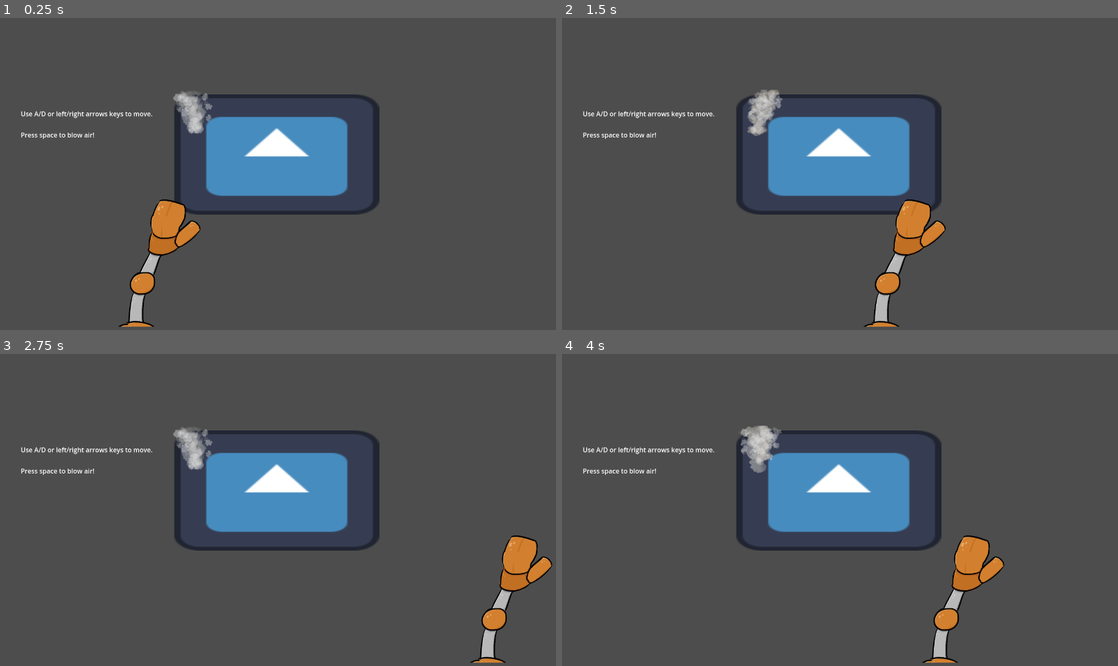
Above: before the commit, frames 1-4 (two rows, left to right).
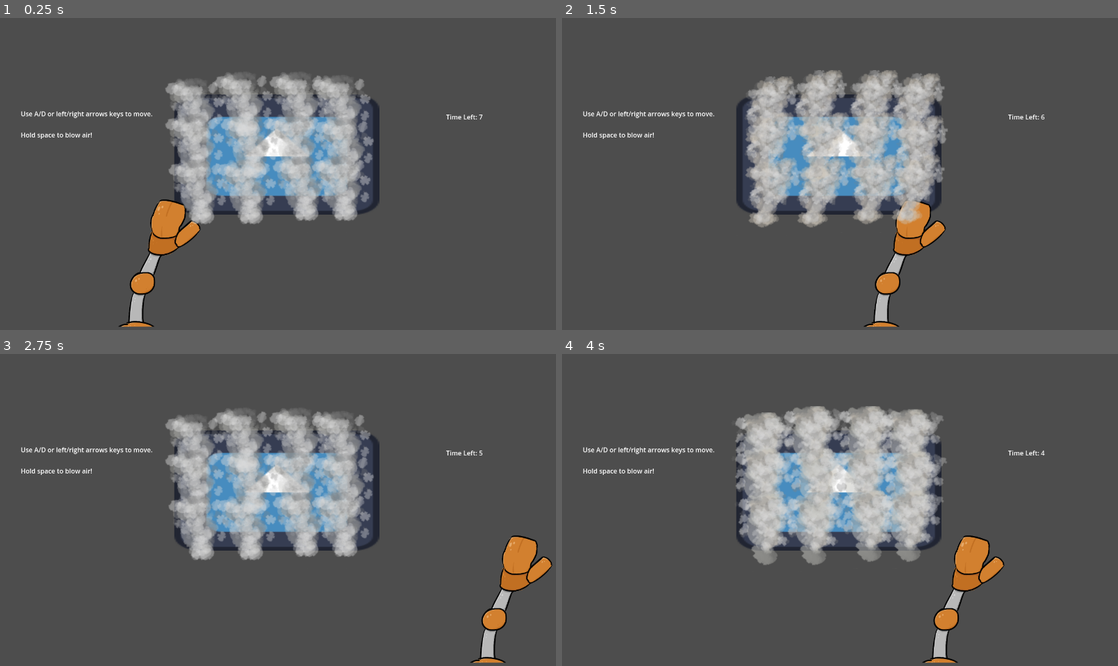
Above: after the commit, the same moments.

Repository: yanalex981/Tasty-Treads
Game: Godot game, scene res://Scenes/Microgames/CoolingMicrogame.tscn
Same seed, same stepped clock (60 frames per second), same inputs: the game is played once before the commit and once after it. This scene is started directly instead of the project's main scene. The engine's default icon, where the game draws it, is replaced by a stand-in: a white triangle on a blue panel in a dark square.
Inputs:
- Up to frame 1 (0.25 s): no input
- Up to frame 2 (1.5 s): tap Space (interact) at 0.5, 1.35 s; hold D (right) 0.53-1.28 s; hold Space (interact) 0.53-1.28 s; hold S (down) from 1.28 s (still down)
- Up to frame 3 (2.75 s): tap Space (interact) at 2 s; release S (down) at 2.03 s; hold D (right) from 2.03 s (still down); hold Space (interact) from 2.03 s (still down)
- Up to frame 4 (4 s): release D (right) at 2.78 s; release Space (interact) at 2.78 s; hold W (up) 2.78-3.53 s; tap Space (interact) at 2.85, 3.5 s; hold A (left) from 3.53 s (still down); hold Space (interact) from 3.53 s (still down)

The runs differ from the first frame. In frame 1, 13% of the frame differs, in the area x 4-87%, y 17-67%; in frame 2, 13%; in frame 3, 13%; in frame 4, 15%, in the area x 4-87%, y 16-68%.

Commit message:
Cooling minigame now functional.
Used other assets as placeholders for now.

Diff:
--- a/Scenes/Microgames/CoolingMicrogame.tscn
+++ b/Scenes/Microgames/CoolingMicrogame.tscn
@@ -1,9 +1,12 @@
-[gd_scene load_steps=12 format=3 uid="uid://cf500q4jkckpm"]
+[gd_scene load_steps=15 format=3 uid="uid://cf500q4jkckpm"]
 
 [ext_resource type="Texture2D" uid="uid://d1jylf2ps2072" path="res://icon.svg" id="1_1gkcl"]
+[ext_resource type="Script" path="res://Scripts/Microgames/Cooling/CoolingMicrogame.gd" id="1_6n2qk"]
 [ext_resource type="Texture2D" uid="uid://nriry6oa8w2g" path="res://Assets/Microgames/fridgeHand.png" id="2_6yqam"]
 [ext_resource type="PackedScene" uid="uid://cb00rsfw04bg5" path="res://Scenes/Microgames/Smoke.tscn" id="2_88mte"]
 [ext_resource type="Script" path="res://Scripts/Microgames/Cooling/RobotFan.gd" id="2_c2hrm"]
+[ext_resource type="Script" path="res://Scripts/Microgames/Cooling/SmokeSpawner.gd" id="4_1e7x7"]
+[ext_resource type="Script" path="res://Scenes/Microgames/TimerLabel.gd" id="7_f68go"]
 
 [sub_resource type="RectangleShape2D" id="RectangleShape2D_uepu6"]
 size = Vector2(34, 430.511)
@@ -81,6 +84,48 @@
 }
 
 [node name="CoolingMicrogame" type="Node2D"]
+script = ExtResource("1_6n2qk")
+
+[node name="SmokeSpawner" type="Node2D" parent="."]
+position = Vector2(696, 320)
+script = ExtResource("4_1e7x7")
+smoke_scene = ExtResource("2_88mte")
+
+[node name="Marker2D" type="Marker2D" parent="SmokeSpawner"]
+position = Vector2(-208, -80)
+
+[node name="Marker2D2" type="Marker2D" parent="SmokeSpawner"]
+position = Vector2(-208, 8)
+
+[node name="Marker2D3" type="Marker2D" parent="SmokeSpawner"]
+position = Vector2(-200, 120)
+
+[node name="Marker2D4" type="Marker2D" parent="SmokeSpawner"]
+position = Vector2(-80, 120)
+
+[node name="Marker2D5" type="Marker2D" parent="SmokeSpawner"]
+position = Vector2(-72, 8)
+
+[node name="Marker2D6" type="Marker2D" parent="SmokeSpawner"]
+position = Vector2(-88, -96)
+
+[node name="Marker2D7" type="Marker2D" parent="SmokeSpawner"]
+position = Vector2(48, -96)
+
+[node name="Marker2D8" type="Marker2D" parent="SmokeSpawner"]
+position = Vector2(40, 8)
+
+[node name="Marker2D9" type="Marker2D" parent="SmokeSpawner"]
+position = Vector2(56, 112)
+
+[node name="Marker2D10" type="Marker2D" parent="SmokeSpawner"]
+position = Vector2(152, -88)
+
+[node name="Marker2D11" type="Marker2D" parent="SmokeSpawner"]
+position = Vector2(160, 16)
+
+[node name="Marker2D12" type="Marker2D" parent="SmokeSpawner"]
+position = Vector2(152, 112)
 
 [node name="BoundingBox" type="StaticBody2D" parent="."]
 position = Vector2(696, 320)
@@ -105,50 +150,9 @@
 scale = Vector2(3.9375, 2.3125)
 texture = ExtResource("1_1gkcl")
 
-[node name="Smoke" parent="." instance=ExtResource("2_88mte")]
-position = Vector2(480, 240)
-
-[node name="SmokeSpawner" type="Node2D" parent="."]
-position = Vector2(696, 320)
-
-[node name="Marker2D" type="Marker2D" parent="SmokeSpawner"]
-position = Vector2(-208, -80)
-
-[node name="Marker2D2" type="Marker2D" parent="SmokeSpawner"]
-position = Vector2(-208, 8)
-
-[node name="Marker2D3" type="Marker2D" parent="SmokeSpawner"]
-position = Vector2(-200, 120)
-
-[node name="Marker2D4" type="Marker2D" parent="SmokeSpawner"]
-position = Vector2(-80, 120)
-
-[node name="Marker2D5" type="Marker2D" parent="SmokeSpawner"]
-position = Vector2(-72, 8)
-
-[node name="Marker2D6" type="Marker2D" parent="SmokeSpawner"]
-position = Vector2(-88, -96)
-
-[node name="Marker2D7" type="Marker2D" parent="SmokeSpawner"]
-position = Vector2(48, -96)
-
-[node name="Marker2D8" type="Marker2D" parent="SmokeSpawner"]
-position = Vector2(40, 8)
-
-[node name="Marker2D9" type="Marker2D" parent="SmokeSpawner"]
-position = Vector2(56, 112)
-
-[node name="Marker2D10" type="Marker2D" parent="SmokeSpawner"]
-position = Vector2(152, -88)
-
-[node name="Marker2D11" type="Marker2D" parent="SmokeSpawner"]
-position = Vector2(160, 16)
-
-[node name="Marker2D12" type="Marker2D" parent="SmokeSpawner"]
-position = Vector2(152, 112)
-
 [node name="RobotFan" type="CharacterBody2D" parent="."]
 position = Vector2(384, 592)
+collision_mask = 5
 script = ExtResource("2_c2hrm")
 
 [node name="Sprite2D" type="Sprite2D" parent="RobotFan"]
@@ -162,10 +166,13 @@
 shape = SubResource("RectangleShape2D_eefd4")
 
 [node name="Hitbox" type="Area2D" parent="RobotFan"]
+collision_layer = 2
+collision_mask = 4
 
 [node name="CollisionShape2D" type="CollisionShape2D" parent="RobotFan/Hitbox"]
-position = Vector2(128, -232)
+position = Vector2(96, -208)
 rotation = 0.38455
+scale = Vector2(0.755092, 0.92157)
 shape = SubResource("CapsuleShape2D_6ygq4")
 disabled = true
 debug_color = Color(0.811765, 0.266667, 0.196078, 0.419608)
@@ -174,8 +181,6 @@
 libraries = {
 "": SubResource("AnimationLibrary_3eecn")
 }
-
-[node name="GameTimer" type="Timer" parent="."]
 
 [node name="UI" type="Control" parent="."]
 layout_mode = 3
@@ -191,7 +196,7 @@
 offset_bottom = 302.0
 text = "Use A/D or left/right arrows keys to move.
 
-Press space to blow air!"
+Hold space to blow air!"
 
 [node name="EndUI" type="Control" parent="UI"]
 visible = false
@@ -218,3 +223,18 @@
 offset_right = 743.0
 offset_bottom = 250.0
 text = "Finished!"
+
+[node name="TimerLabel" type="Label" parent="UI"]
+layout_mode = 0
+offset_left = 1096.0
+offset_top = 232.0
+offset_right = 1136.0
+offset_bottom = 255.0
+script = ExtResource("7_f68go")
+num_seconds = 8
+
+[node name="GameTimer" type="Timer" parent="UI/TimerLabel"]
+one_shot = true
+autostart = true
+
+[connection signal="timeout" from="UI/TimerLabel/GameTimer" to="." method="_on_game_timer_timeout"]
--- a/Scenes/Microgames/Smoke.tscn
+++ b/Scenes/Microgames/Smoke.tscn
@@ -38,8 +38,8 @@
 
 [sub_resource type="Animation" id="Animation_fsjyp"]
 resource_name = "dissipating"
-length = 0.9
-step = 0.3
+length = 1.5
+step = 0.5
 tracks/0/type = "value"
 tracks/0/imported = false
 tracks/0/enabled = true
@@ -47,7 +47,7 @@
 tracks/0/interp = 1
 tracks/0/loop_wrap = true
 tracks/0/keys = {
-"times": PackedFloat32Array(0, 0.3, 0.6),
+"times": PackedFloat32Array(0, 0.5, 1),
 "transitions": PackedFloat32Array(1, 1, 1),
 "update": 1,
 "values": [3, 4, 5]
@@ -62,12 +62,13 @@
 
 [sub_resource type="CapsuleShape2D" id="CapsuleShape2D_t01v8"]
 radius = 40.0
-height = 112.0
+height = 117.656
 
 [node name="Smoke" type="Node2D"]
 script = ExtResource("1_42yk4")
 
 [node name="Sprite2D" type="Sprite2D" parent="."]
+scale = Vector2(1.5, 1.5)
 texture = ExtResource("1_ybkj1")
 hframes = 3
 vframes = 2
@@ -80,9 +81,14 @@
 }
 
 [node name="Hurtbox" type="Area2D" parent="."]
+position = Vector2(0, -8)
+scale = Vector2(1, 0.977362)
+collision_layer = 4
+collision_mask = 2
 
 [node name="CollisionShape2D" type="CollisionShape2D" parent="Hurtbox"]
-position = Vector2(0, -8)
+position = Vector2(0, -9.53674e-07)
+scale = Vector2(1.4, 1.35989)
 shape = SubResource("CapsuleShape2D_t01v8")
 
 [connection signal="animation_finished" from="AnimationPlayer" to="." method="_on_animation_player_animation_finished"]
--- /dev/null
+++ b/Scenes/Microgames/TimerLabel.gd
@@ -0,0 +1,13 @@
+extends Label
+
+@export var num_seconds : int
+@onready var timer = $GameTimer
+
+# Called when the node enters the scene tree for the first time.
+func _ready():
+	timer.wait_time = num_seconds
+	timer.start()
+
+# Called every frame. 'delta' is the elapsed time since the previous frame.
+func _process(delta):
+	text = "Time Left: " + str(int(timer.time_left))
--- /dev/null
+++ b/Scripts/Microgames/Cooling/CoolingMicrogame.gd
@@ -0,0 +1,24 @@
+extends Node2D
+
+@onready var spawner = $SmokeSpawner
+@onready var end_display = $UI/EndUI
+
+const TOTAL_SMOKE : int = 12
+var score : int = 0
+
+signal game_ended(score)
+
+func _on_game_timer_timeout():
+	# show the game ended
+	end_display.show()
+	get_tree().paused = true
+
+	# evaluate score
+	var smoke_left = spawner.active_smoke
+	score = ((TOTAL_SMOKE - smoke_left) / TOTAL_SMOKE) * 100
+	print(score)
+	emit_signal("game_ended", score)
+
+	# close game
+	await get_tree().create_timer(1.0).timeout
+	queue_free()
--- a/Scripts/Microgames/Cooling/RobotFan.gd
+++ b/Scripts/Microgames/Cooling/RobotFan.gd
@@ -6,7 +6,7 @@
 func _ready():
 	pass
 
-func _physics_process(delta):
+func _physics_process(_delta):
 	# move the hand based on input
 	if Input.is_action_pressed("left"):
 		velocity.x = -SPEED
--- a/Scripts/Microgames/Cooling/Smoke.gd
+++ b/Scripts/Microgames/Cooling/Smoke.gd
@@ -10,9 +10,9 @@
 
 func _on_hurtbox_area_exited(area):
 	if area.name == "Hitbox":
-		animation_player.pause("dissipating")
-
+		animation_player.pause()
 
 func _on_animation_player_animation_finished(anim_name):
 	if anim_name == "dissipating":
+		get_tree().root.get_child(0).get_child(0).decrease_active()
 		queue_free()
--- /dev/null
+++ b/Scripts/Microgames/Cooling/SmokeSpawner.gd
@@ -0,0 +1,27 @@
+extends Node2D
+
+@export var smoke_scene: PackedScene
+var active_smoke = 0
+
+func _ready():
+	var smoke_positions = get_children()
+	place_smoke(smoke_positions)
+	pass
+
+func _process(delta):
+	#print(active_smoke)
+	pass
+
+func place_smoke(positions):
+	for i in range(positions.size()):
+		var marker = positions[i]
+		# create smoke
+		var smoke = smoke_scene.instantiate()
+		get_parent().add_child.call_deferred(smoke)
+		active_smoke += 1
+		# set position
+		smoke.global_position = marker.global_position
+
+
+func decrease_active():
+	active_smoke -= 1
